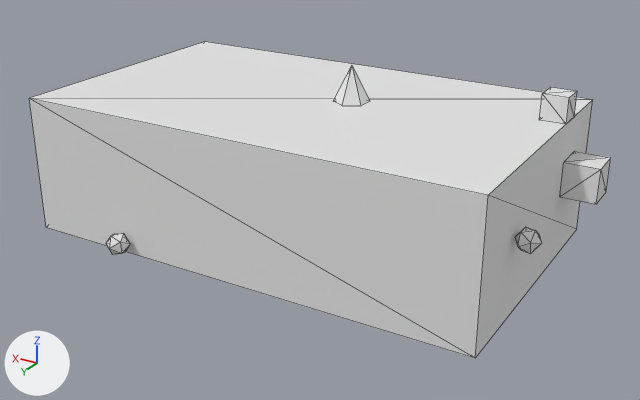
The glTF model public/Objects/object01_medium.glb as it was, and as the next commit left it.
Rendered twice from a 50 mm lens placed at (-3.14, 5.1, 2.3), pointed at (-0.13, 0.09, -0.21). Lighting does not change. The marker at lower left points along +X, +Y and +Z. The older version comes first. Mesh edges are drawn as thin lines. Vertices at exactly the same position are counted once.

Objects in the first picture: 'object01_medium'.
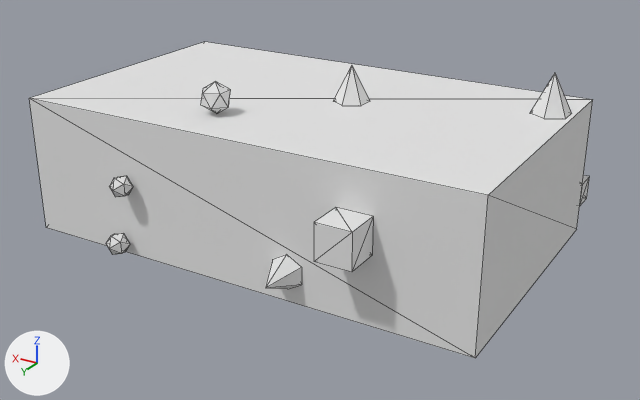
Where the change shows, as pixel boxes [x1, y1, x2, y2] in the pictures (640 x 400 px; the box of a moved part takes in the faces that stretch with it):
'object01_medium', reshaped
    before: [29, 42, 611, 358]
    after: [29, 42, 593, 358]
part 1 of me_cube_003, added
    after: [109, 176, 133, 197]
part 2 of me_cube_003, added
    after: [314, 208, 373, 272]
part 3 of me_cube_003, moved or reshaped
    before: [515, 227, 542, 254]
    after: [201, 81, 231, 114]
part 4 of me_cube_003, added
    after: [530, 73, 572, 119]
part 5 of me_cube_003, added
    after: [265, 254, 302, 289]
part 6 of me_cube_003, deleted
    before: [560, 151, 611, 204]
part 7 of me_cube_003, moved or reshaped
    before: [540, 87, 577, 124]
    after: [580, 175, 589, 206]

The change, as a diff of the scene's bpy script:
```diff
--- a/public/Objects/object01_medium.glb.py
+++ b/public/Objects/object01_medium.glb.py
@@ me_cube_003 @@
 # used by ob_object01_medium; location = (0.0, 0.0, 0.0)
-me_cube_003.from_pydata(...)  # 81 vertices, 126 faces; spans x -1.95..1.89, y -1.0..1.17, z -0.73..0.76
+me_cube_003.from_pydata(...)  # 115 vertices, 178 faces; spans x -1.7..1.89, y -1.18..1.25, z -0.74..0.78
+# me_cube_003 part 1: a new loose piece, an icosphere of 20 faces spanning x 0.75..0.89, y 1.0..1.16, z -0.02..0.12, in mat_mat_object01_medium (white #e5e5e5)
+# me_cube_003 part 2: a new loose piece, a box spanning x -1.03..-0.79, y 1.0..1.25, z -0.02..0.22, in mat_mat_object01_medium (white #e5e5e5)
+# me_cube_003 part 3: the loose piece of 12 vertices spanning x -1.86..-1.7, y 0.41..0.55, z -0.03..0.12 is turned 90 degrees about the y axis through its middle and scaled by 1.37, then moved by (2.13, 0.13, 0.57)
+# me_cube_003 part 4: a new loose piece, a 6-sided cone pointing to +z spanning x -1.66..-1.42, y -0.68..-0.41, z 0.5..0.78, in mat_mat_object01_medium (white #e5e5e5)
+# me_cube_003 part 5: a new loose piece, a 6-sided cone pointing to +y spanning x -0.55..-0.34, y 1.0..1.24, z -0.41..-0.17, in mat_mat_object01_medium (white #e5e5e5)
+# me_cube_003 part 6: the loose piece of 8 vertices spanning x -1.95..-1.7, y -0.66..-0.41, z -0.02..0.22 is deleted
+# me_cube_003 part 7
+# 2 vertices are removed from x -1.7..-1.53, y -0.54, z 0.68
+# 7 faces are deleted
+# 6 vertices move from x -1.7..-1.53, y -0.54..-0.36, z 0.5..0.68 to x -1.7..-1.53, y -1.18..-1.0, z -0.31..-0.14
+# 2 vertices are added at (-1.7, -1.18, -0.31), (-1.53, -1.18, -0.31)
+# 7 new faces join them
+# other edits to the shape of me_cube_003 do not show in these pictures
 me_cube_003.materials.append(mat_mat_object01_medium)
```
